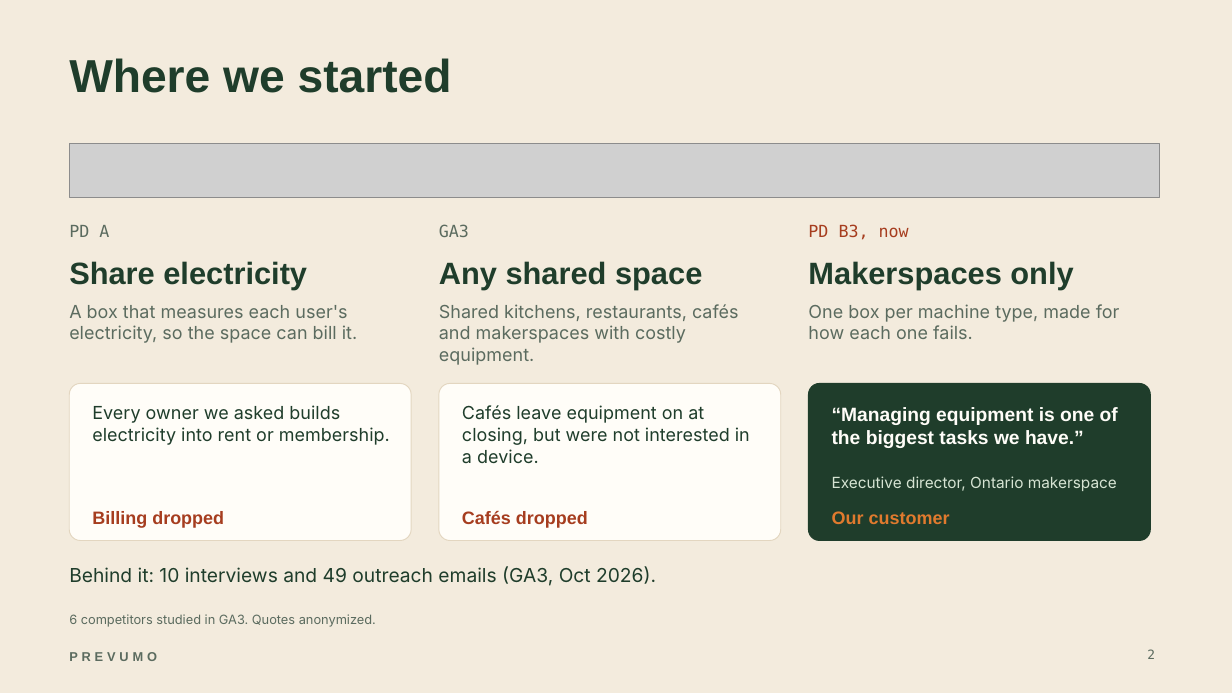
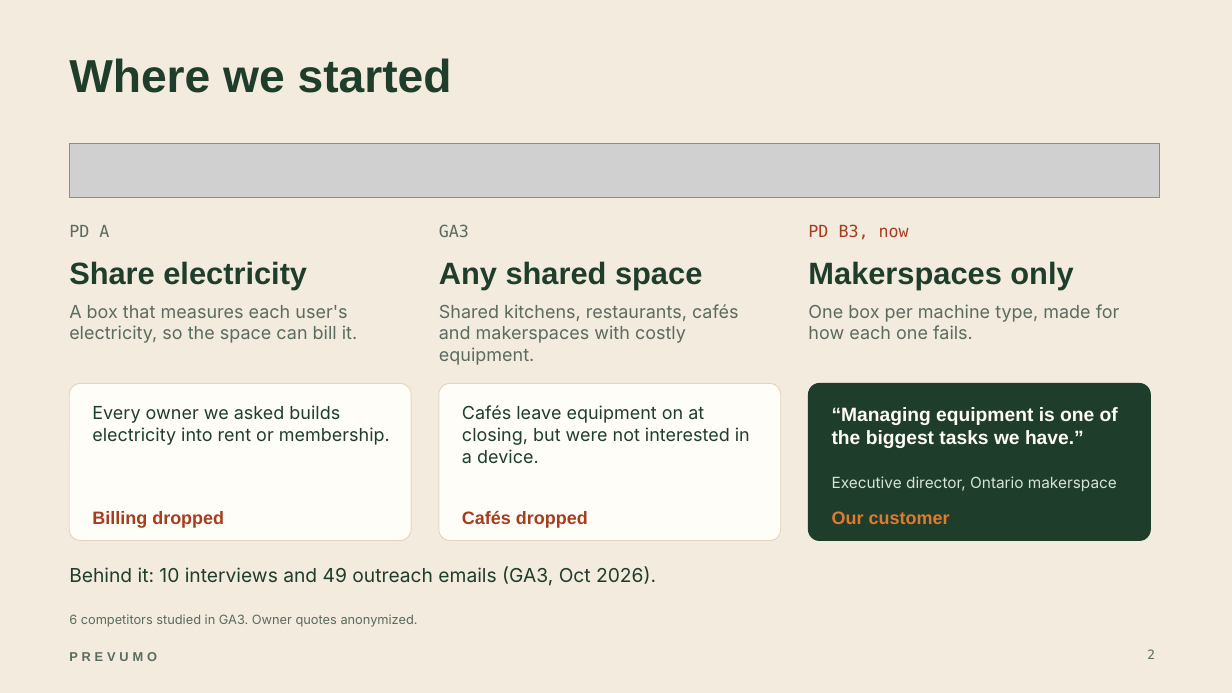
Before and after one commit to WAHB22/wahbs-world, a slide deck: slide 2 of prevumo/deliverables/final/PREVUMO-final.pptx. Drawn at 1232x693 pixels with LibreOffice and Linux fonts; fonts in the diff are those of the drawing; grey boxes stand for pictures. Boxes give left, top, right and bottom in pixels: in the first picture for what was removed or moved away, otherwise in the second. Text is boxed around its words. In the diff, an @@ line names an element or a change of style, - is before the commit and + after.

```diff
--- a/prevumo/deliverables/final/PREVUMO-final.pptx
+++ b/prevumo/deliverables/final/PREVUMO-final.pptx
@@ text at box(69, 614, 418, 627): text changed @@
-6 competitors studied in GA3. Quotes anonymized.
+6 competitors studied in GA3. Owner quotes anonymized.
```
Also in this commit, not shown: 9 other slides changed, 17 other files.
